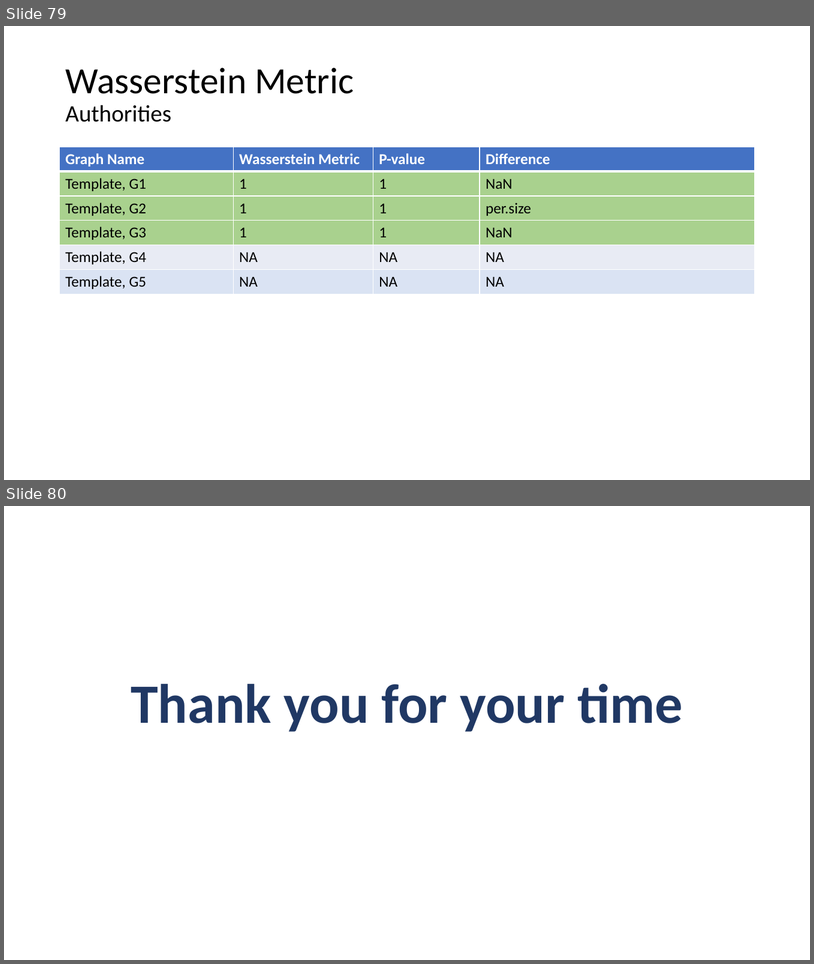
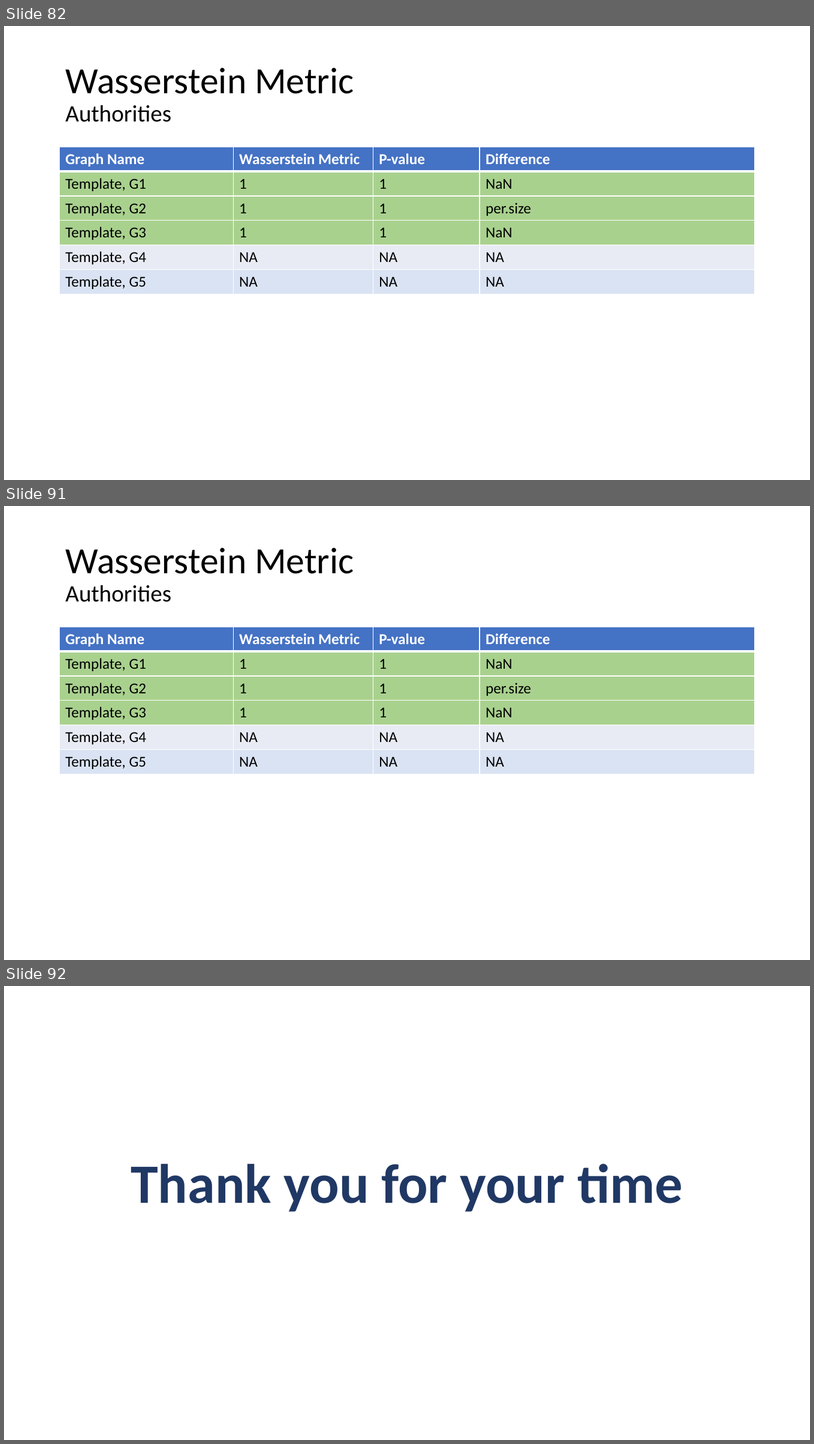
Before and after one commit to AtrayeeNeog/Visualization_2019-20, a slide deck: Documentation/Presentation/Project_Presentation_v2.pptx. Shown one above the other, each under a label of ours: slides 79 and 80 before the commit, slides 82, 91 and 92 after it; the slides between them are not shown. The pictures are 814x964 and 814x1444 pixels, drawn with LibreOffice and Linux fonts; fonts in the diff are those of the drawing. Boxes give left, top, right and bottom in pixels: in the first picture for what was removed or moved away, otherwise in the second. Text is boxed around its words. In the diff, an @@ line names an element or a change of style, - is before the commit and + after.

```diff
--- a/Documentation/Presentation/Project_Presentation_v2.pptx
+++ b/Documentation/Presentation/Project_Presentation_v2.pptx
@@ slide 91 added at (4, 506, 810, 960), background #FFFFFF @@
@@ title added at (65, 547, 354, 602), 44 pt, text #000000 @@
+Wasserstein Metric
+Authorities
@@ table added at (60, 627, 755, 774), 6 rows, 4 columns @@
+Graph Name | Wasserstein Metric | P-value | Difference
+Template, G1 | 1 | 1 | NaN
+Template, G2 | 1 | 1 | per.size
+Template, G3 | 1 | 1 | NaN
+Template, G4 | NA | NA | NA
+Template, G5 | NA | NA | NA
@@ what was slide 79 is now slide 82 @@
@@ what was slide 80 is now slide 92 @@
```
Also in this commit, not shown: 1 slide changed, 11 other slides added, 1 other file.
